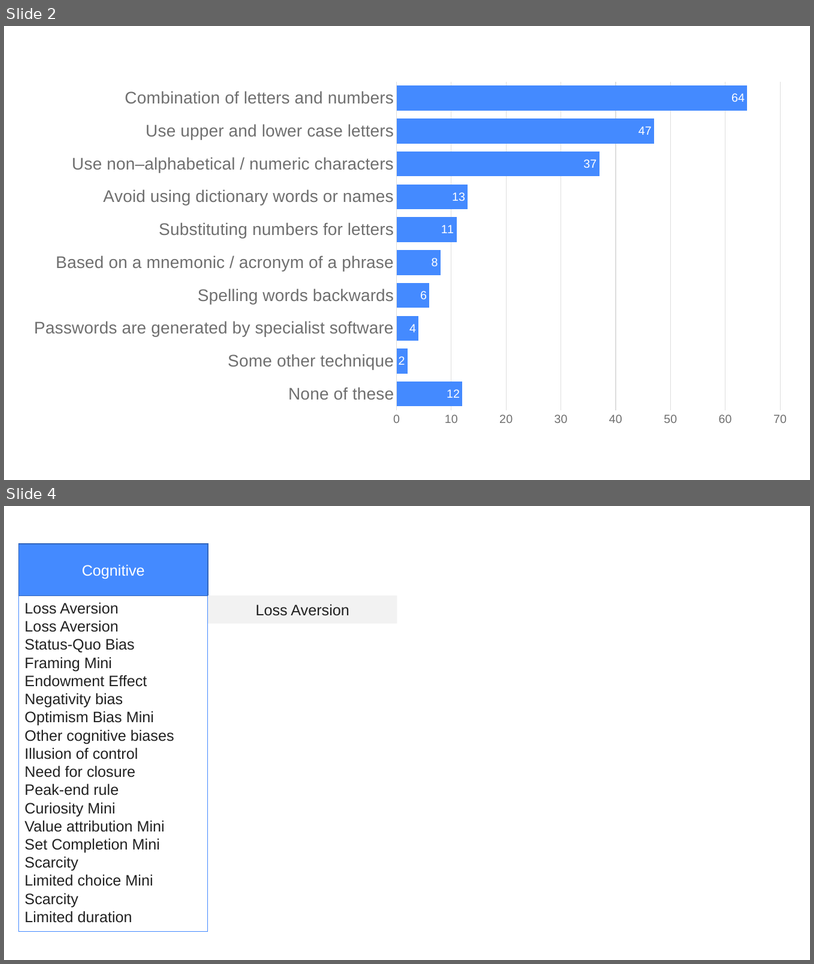
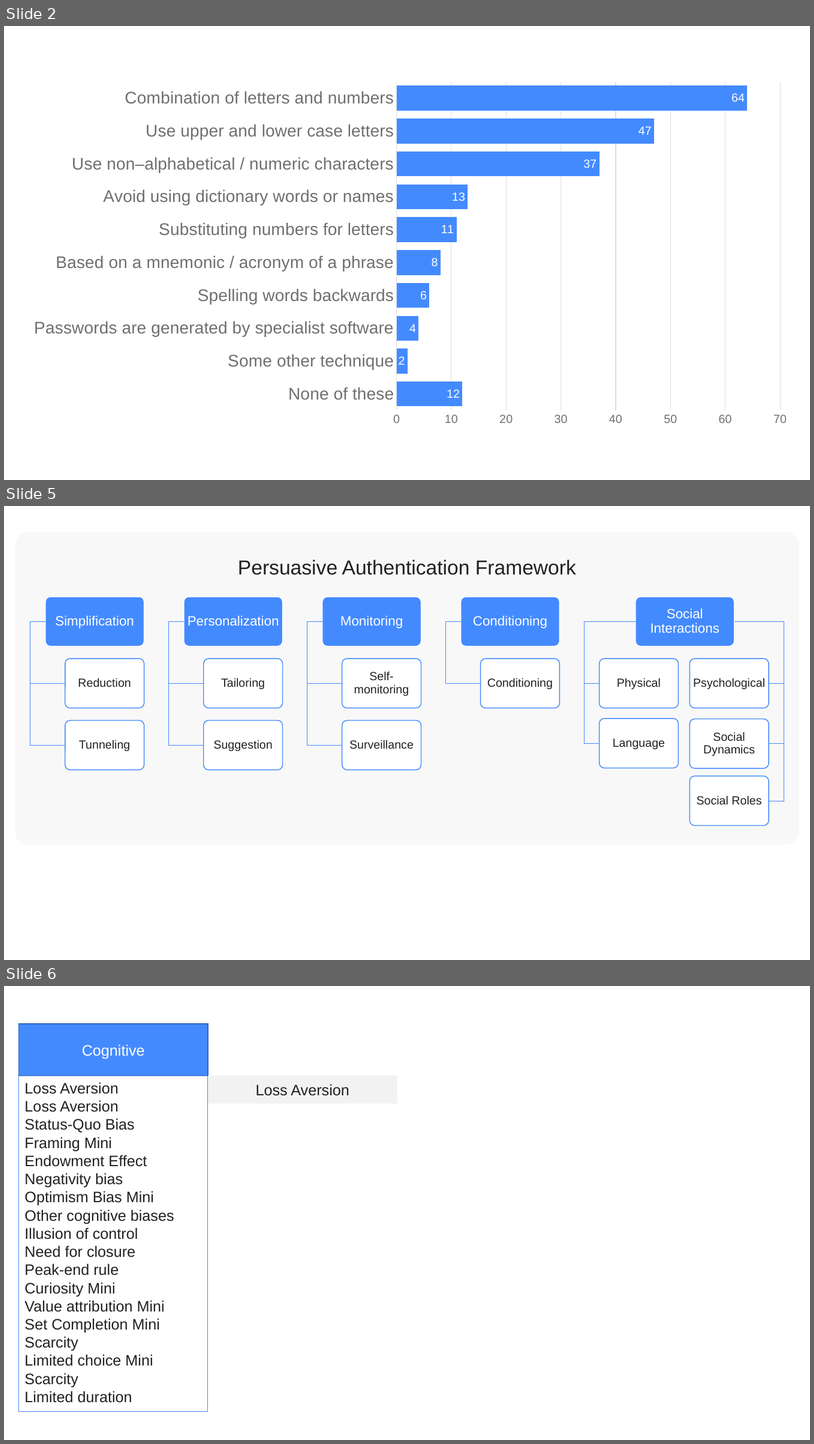
Before and after one commit to TobiasSeitz/Dissertation, a slide deck: raw/figures/rw/pw-life-cycle-rebuilt.pptx. Shown one above the other, each under a label of ours: slides 2 and 4 before the commit, slides 2, 5 and 6 after it; the slides between them are not shown. The pictures are 814x964 and 814x1444 pixels, drawn with LibreOffice and Linux fonts; fonts in the diff are those of the drawing. Boxes give left, top, right and bottom in pixels: in the first picture for what was removed or moved away, otherwise in the second. Text is boxed around its words. In the diff, an @@ line names an element or a change of style, - is before the commit and + after.

```diff
--- a/raw/figures/rw/pw-life-cycle-rebuilt.pptx
+++ b/raw/figures/rw/pw-life-cycle-rebuilt.pptx
@@ slide 5 added at (x1=4, y1=506, x2=810, y2=960), background #FFFFFF @@
@@ group added at (x1=15, y1=532, x2=800, y2=845): 18 rounded rectangles, 18 texts, 12 elbow lines @@
+Simplification
+Reduction
+Tunneling
+Personalization
+Tailoring
+Suggestion
+Monitoring
+Self-monitoring
+Surveillance
+Conditioning
+Conditioning
+Social Interactions
+Physical
+Language
+Social Dynamics
+Social Roles
+Psychological
+Persuasive Authentication Framework
@@ what was slide 4 is now slide 6 @@
```
Also in this commit, not shown: 1 slide changed, 1 other slide added, 7 other files.
